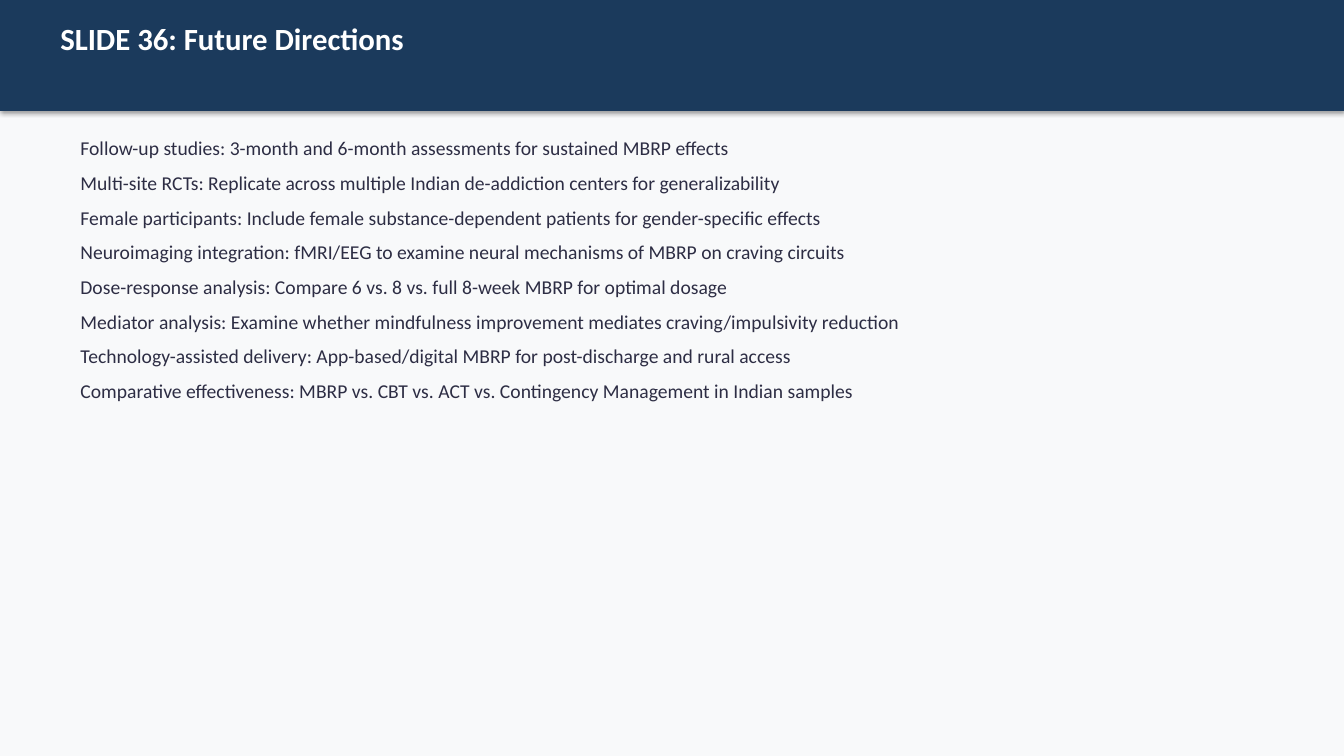
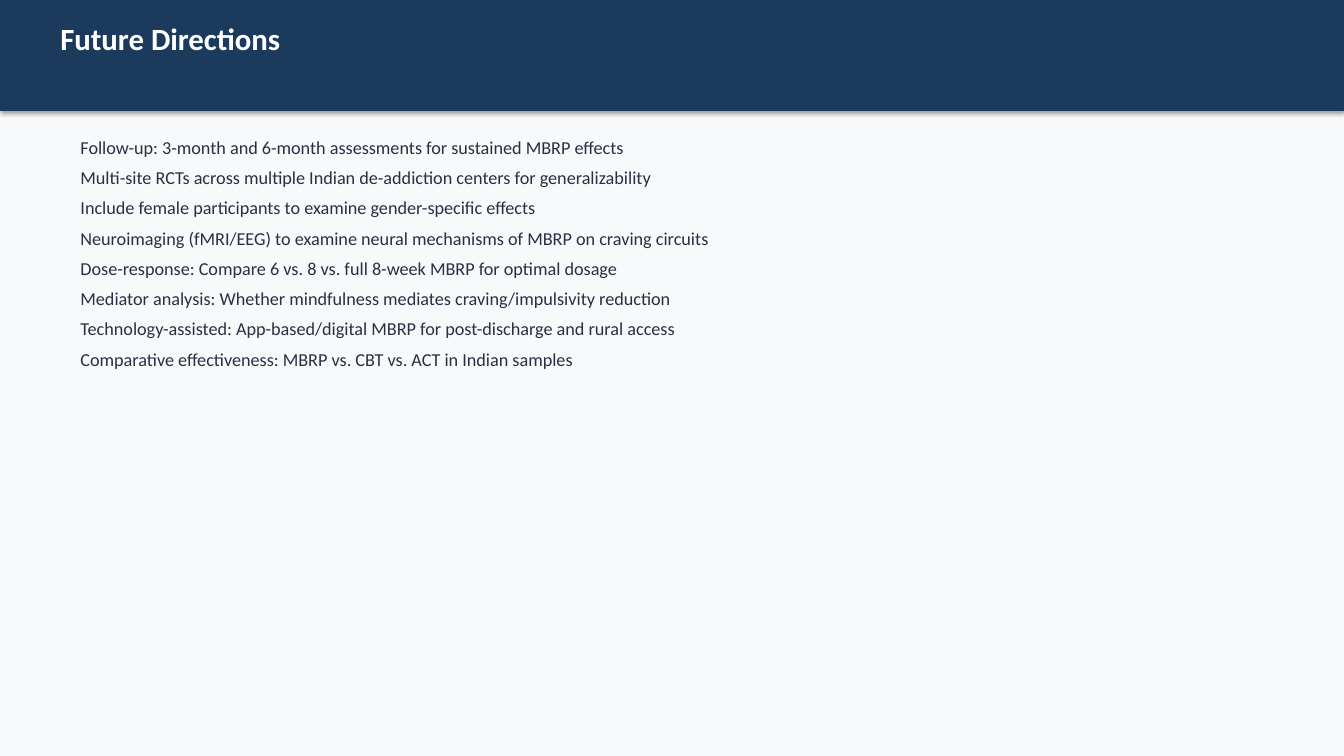
Before and after one commit to tejasdangodra786-byte/Dango-kiro, a slide deck: slide 34 of MBRP_Research_Synopsis_PPT.pptx (slide 36 before the commit). Drawn at 1344x756 pixels with LibreOffice and Linux fonts; fonts in the diff are those of the drawing. Boxes give left, top, right and bottom in pixels: in the first picture for what was removed or moved away, otherwise in the second. Text is boxed around its words. In the diff, an @@ line names an element or a change of style, - is before the commit and + after.

```diff
--- a/MBRP_Research_Synopsis_PPT.pptx
+++ b/MBRP_Research_Synopsis_PPT.pptx
@@ text at box(60, 28, 280, 51): text changed @@
-SLIDE 36: Future Directions
+Future Directions
@@ text at box(80, 141, 708, 369): text changed; size 14 to 13 pt @@
-Follow-up studies: 3-month and 6-month assessments for sustained MBRP effects
-Multi-site RCTs: Replicate across multiple Indian de-addiction centers for generalizability
-Female participants: Include female substance-dependent patients for gender-specific effects
-Neuroimaging integration: fMRI/EEG to examine neural mechanisms of MBRP on craving circuits
-Dose-response analysis: Compare 6 vs. 8 vs. full 8-week MBRP for optimal dosage
-Mediator analysis: Examine whether mindfulness improvement mediates craving/impulsivity reduction
-Technology-assisted delivery: App-based/digital MBRP for post-discharge and rural access
-Comparative effectiveness: MBRP vs. CBT vs. ACT vs. Contingency Management in Indian samples
+Follow-up: 3-month and 6-month assessments for sustained MBRP effects
+Multi-site RCTs across multiple Indian de-addiction centers for generalizability
+Include female participants to examine gender-specific effects
+Neuroimaging (fMRI/EEG) to examine neural mechanisms of MBRP on craving circuits
+Dose-response: Compare 6 vs. 8 vs. full 8-week MBRP for optimal dosage
+Mediator analysis: Whether mindfulness mediates craving/impulsivity reduction
+Technology-assisted: App-based/digital MBRP for post-discharge and rural access
+Comparative effectiveness: MBRP vs. CBT vs. ACT in Indian samples
```
Also in this commit, not shown: 33 other slides changed, 4 slides added, 6 slides removed, 1 other file.
